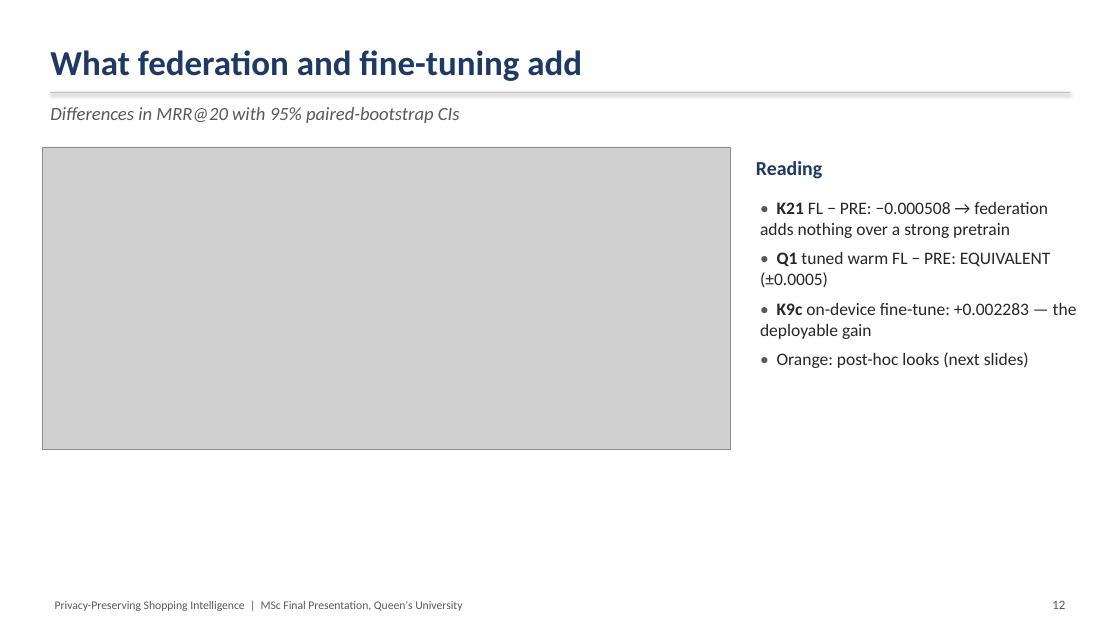
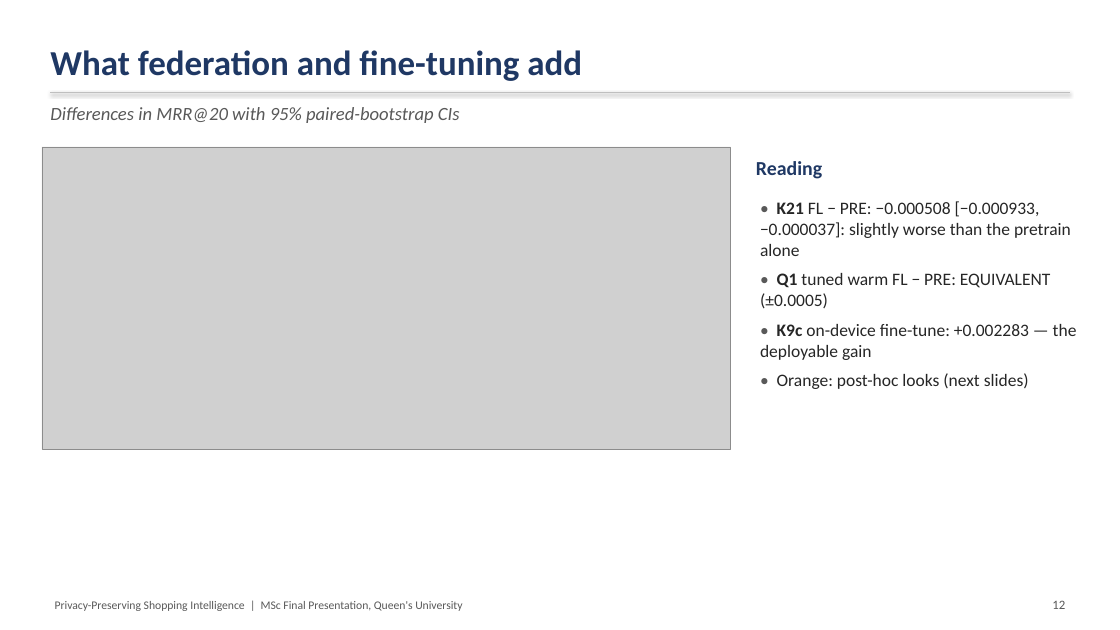
Before and after one commit to microsoftproject26/Privacy-Preserving-Shopping-Intelligence, a slide deck: slide 12 of thesis/PPSI_Final_Presentation.pptx. Drawn at 1120x630 pixels with LibreOffice and Linux fonts; fonts in the diff are those of the drawing; grey boxes stand for pictures. Boxes give left, top, right and bottom in pixels: in the first picture for what was removed or moved away, otherwise in the second. Text is boxed around its words. In the diff, an @@ line names an element or a change of style, - is before the commit and + after.

```diff
--- a/thesis/PPSI_Final_Presentation.pptx
+++ b/thesis/PPSI_Final_Presentation.pptx
@@ text at bbox=[760, 201, 1071, 256]: text changed @@
-• K21 FL − PRE: −0.000508 → federation adds nothing over a strong pretrain
+• K21 FL − PRE: −0.000508 [−0.000933, −0.000037]: slightly worse than the pretrain alone
```
Also in this commit, not shown: 2 other slides changed, 1 other file.
